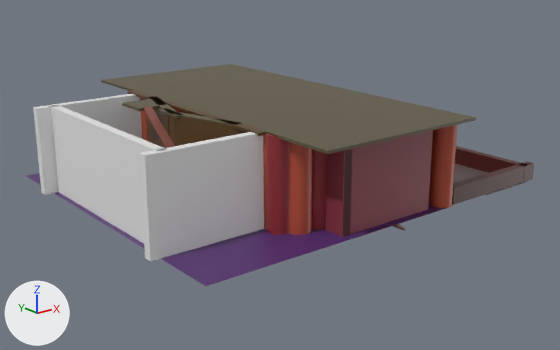
The COLLADA model dae/theater.dae, before and after one commit.
Rendered twice from a camera (50 mm lens) standing at (-99.0, -141.4, 57.1) and looking at (12.5, -2.0, 1.4). Lighting does not change. The marker at lower left points along +X, +Y and +Z. Where no turn or scale is listed for an object, it has been applied to the vertices.
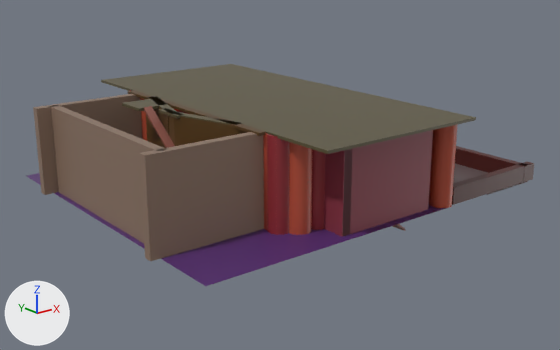
The change, as a diff of the scene's bpy script:
```diff
--- a/dae/theater.dae.py
+++ b/dae/theater.dae.py
@@ me_cube_027 @@
 me_cube_027.from_pydata(...)  # 8 vertices, 12 faces; spans x -1.0..1.0, y -24.0..24.0, z -10.0..10.0
+me_cube_027.materials.append(mat_boothmat1_005)  # brown #8a7261
@@ me_cube_016 @@
 me_cube_016.from_pydata(...)  # 8 vertices, 12 faces; spans x -13.0..13.0, y -1.0..1.0, z -10.0..10.0
+me_cube_016.materials.append(mat_boothmat1_001)  # brown #8a7261
@@ me_cube_015 @@
 me_cube_015.from_pydata(...)  # 8 vertices, 12 faces; spans x -13.0..13.0, y -1.0..1.0, z -10.0..10.0
+me_cube_015.materials.append(mat_boothmat1_003)  # brown #8a7261
```

Changed parts and their boxes [x1, y1, x2, y2] in the pictures (560 x 350 px):
'Cube_018', recoloured (grey to brown)
    both: [139, 132, 264, 261]
'Cube_019', recoloured (grey to brown)
    both: [50, 105, 166, 243]
'Cube_017', recoloured (grey to brown)
    both: [33, 94, 142, 195]
